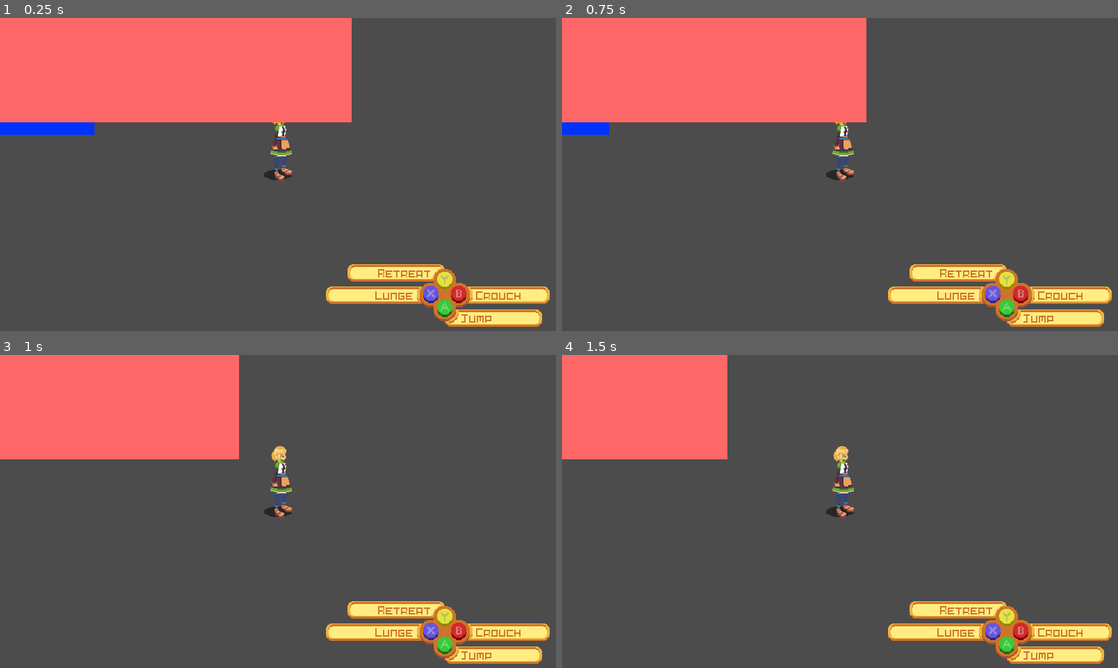
Above: before the commit, frames 1-4 (two rows, left to right).
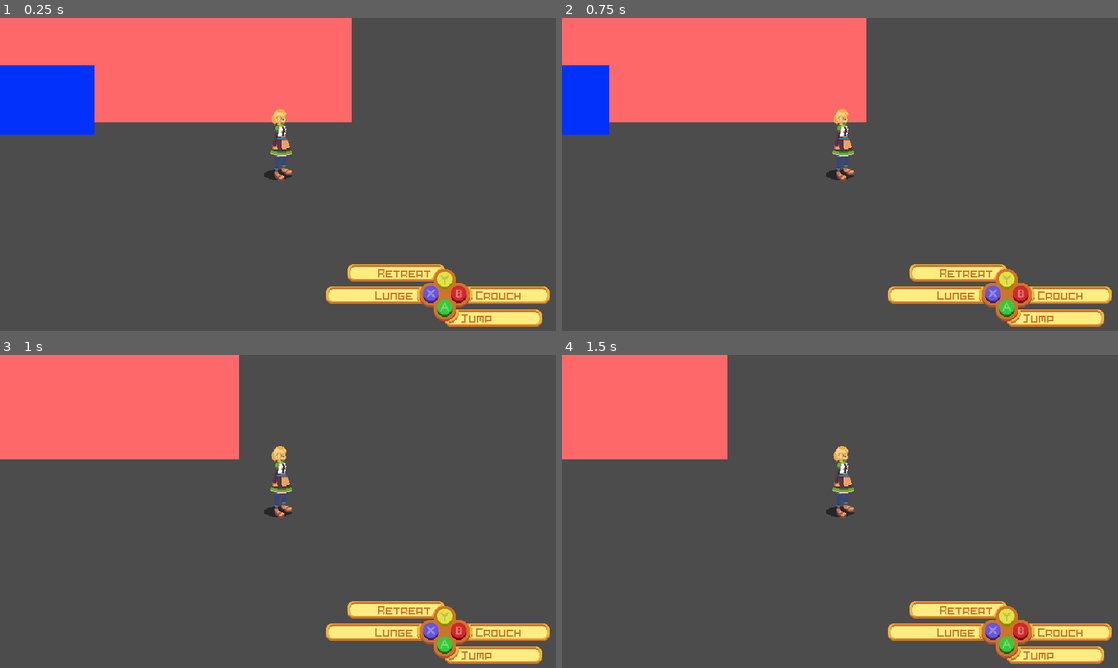
Above: after the commit, the same moments.

Repository: MTareqAzim/scratchpad
Game: Godot game, scene res://Scenes/World/World.tscn
Two runs of this game, one before a commit and one after it. Both use one fixed random seed, a clock stepped at 60 frames per second and the inputs below.
Inputs (mouse positions are in pixels of both pictures, inside the frame that each line leads up to):
- Up to frame 1 (0.25 s): no input
- Up to frame 2 (0.75 s): tap Enter (ui_accept) at 0.5 s; move the mouse to (962, 158) at 0.52 s; hold Right (ui_right) from 0.53 s (still down); click (962, 158) at 0.67 s
- Up to frame 3 (1 s): keep holding Right (ui_right); tap Enter (ui_accept) at 0.77 s
- Up to frame 4 (1.5 s): release Right (ui_right) at 1.25 s; drag from (728, 527) to (840, 486) at 1.27 s

The runs differ from the first frame. In frame 1, 3.2% of the frame differs, in the area x 0-52%, y 15-34%; in frame 2, 1.6%; in frame 3, nothing differs; in frame 4, nothing differs.

Commit message:
Depth sorter works like Y-Sort.

Diff:
--- a/Utils/Depth Sorting/depth_sort.gd
+++ b/Utils/Depth Sorting/depth_sort.gd
@@ -19,7 +19,13 @@
 
 
 func in_front_of(depth_sort: DepthSort) -> bool:
-	return true
+	var in_front_of = false
+
+	var body_y_position = _body.global_position.y
+	var other_y_position = depth_sort.get_body().global_position.y
+	in_front_of = body_y_position > other_y_position
+
+	return in_front_of
 
 
 func _set_body(new_body: Node2D) -> void:
--- a/Utils/Depth Sorting/depth_sorter.gd
+++ b/Utils/Depth Sorting/depth_sorter.gd
@@ -57,7 +57,9 @@
 
 func _calculate_z_indexes() -> Array:
 	var z_indexes = DirectedGraphSorter.kahn_sort(_depth_graph)
+	print(z_indexes)
 	z_indexes.invert()
+	print("Inverted: ", z_indexes)
 
 	return z_indexes
 
@@ -67,4 +69,4 @@
 		return
 
 	for i in _depth_sorts.size():
-		_depth_sorts[i].set_body_z_index(_z_indexes[i])
+		_depth_sorts[i].set_body_z_index(_z_indexes.find(i))
